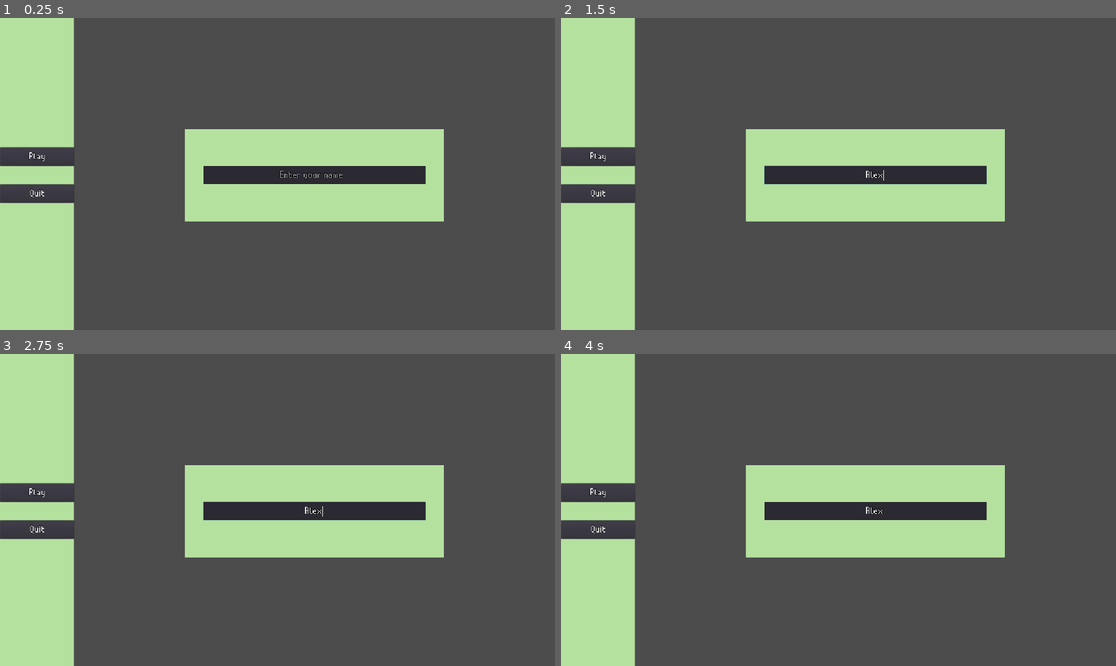
Above: before the commit, frames 1-4 (two rows, left to right).
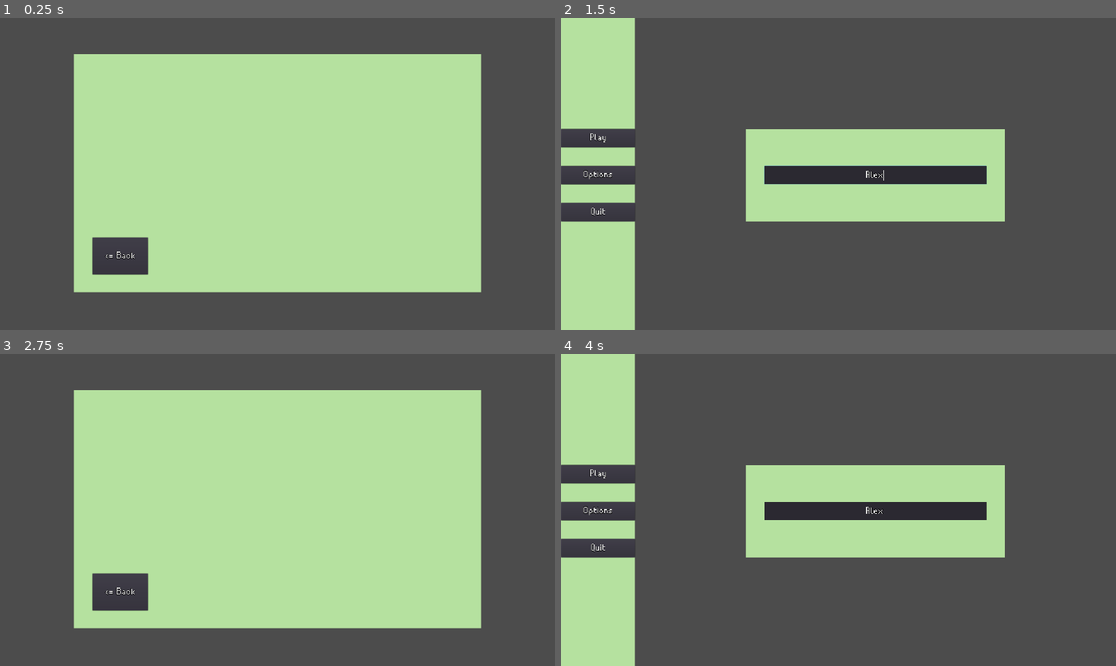
Above: after the commit, the same moments.

Repository: YoAMIOT/Boattle
Game: Godot game, scene res://scenes/UI/MainMenu.tscn
Same seed, same stepped clock (60 frames per second), same inputs: the game is played once before the commit and once after it.
Inputs (mouse positions are in pixels of both pictures, inside the frame that each line leads up to):
- Up to frame 1 (0.25 s): no input
- Up to frame 2 (1.5 s): click (683, 255) at 0.5 s, where only the run after the commit has a clickable "<= Back"; click (877, 174) at 1.27 s; type "Alex" at 1.35 s
- Up to frame 3 (2.75 s): click (38, 510) at 2 s, where only the run after the commit has a clickable "Options"
- Up to frame 4 (4 s): click (599, 491) at 2.75 s, where only the run before the commit has a clickable "Play"; click "<= Back" at 3.5 s

The runs differ from the first frame. In frame 1, 55% of the frame differs, in the area x 0-87%, y 0-100%; in frame 2, 4.0%; in frame 3, 56%; in frame 4, 4.0%.

Commit message:
Added Options menu

Diff:
--- a/Boattle/scenes/UI/MainMenu.tscn
+++ b/Boattle/scenes/UI/MainMenu.tscn
@@ -28,6 +28,7 @@
 }
 
 [node name="Menu" type="Control" parent="."]
+visible = false
 anchor_right = 1.0
 anchor_bottom = 1.0
 __meta__ = {
@@ -63,27 +64,67 @@
 }
 
 [node name="PlayButton" type="Button" parent="Menu"]
-anchor_top = 0.415
+anchor_top = 0.356
 anchor_right = 0.133
-anchor_bottom = 0.474
-margin_top = -0.200012
+anchor_bottom = 0.415
+margin_top = -0.47998
 margin_right = 0.639999
-margin_bottom = 0.0799561
+margin_bottom = -0.199982
 custom_fonts/font = ExtResource( 1 )
 text = "Play"
 __meta__ = {
 "_edit_use_anchors_": false
 }
 
+[node name="OptionsButton" type="Button" parent="Menu"]
+anchor_top = 0.474
+anchor_right = 0.133
+anchor_bottom = 0.533
+margin_top = 0.0799561
+margin_right = 0.639999
+margin_bottom = 0.359924
+custom_fonts/font = ExtResource( 1 )
+text = "Options"
+__meta__ = {
+"_edit_use_anchors_": false
+}
+
 [node name="QuitButton" type="Button" parent="Menu"]
-anchor_top = 0.533
+anchor_top = 0.593
 anchor_right = 0.133
-anchor_bottom = 0.593
-margin_top = 0.359924
+anchor_bottom = 0.652
+margin_top = -0.440125
 margin_right = 0.639999
-margin_bottom = -0.440063
+margin_bottom = -0.160095
 custom_fonts/font = ExtResource( 1 )
 text = "Quit"
+__meta__ = {
+"_edit_use_anchors_": false
+}
+
+[node name="OptionsMenu" type="Control" parent="."]
+anchor_right = 1.0
+anchor_bottom = 1.0
+__meta__ = {
+"_edit_use_anchors_": false
+}
+
+[node name="Bg" type="Polygon2D" parent="OptionsMenu"]
+position = Vector2( 3996, 296 )
+scale = Vector2( 5.5, 0.762963 )
+color = Color( 0.713726, 0.886275, 0.627451, 1 )
+offset = Vector2( -680, -224 )
+polygon = PoolVector2Array( 0, 0, 256, 0, 256, 1080, 0, 1080 )
+
+[node name="BackOptionsButton" type="Button" parent="OptionsMenu"]
+anchor_right = 1.0
+anchor_bottom = 1.0
+margin_left = 320.0
+margin_top = 760.0
+margin_right = -1408.0
+margin_bottom = -192.0
+custom_fonts/font = ExtResource( 1 )
+text = "<= Back"
 __meta__ = {
 "_edit_use_anchors_": false
 }
@@ -296,7 +337,7 @@
 position = Vector2( 960, 576 )
 scale = Vector2( 85.3333, 85.3333 )
 frames = SubResource( 1 )
-frame = 4
+frame = 2
 playing = true
 
 [node name="SuccessTimer" type="Timer" parent="Connecting"]
@@ -326,7 +367,9 @@
 
 [connection signal="text_changed" from="Menu/PlayerName" to="." method="_on_PlayerName_text_changed"]
 [connection signal="pressed" from="Menu/PlayButton" to="." method="_on_PlayButton_pressed"]
+[connection signal="pressed" from="Menu/OptionsButton" to="." method="_on_OptionsButton_pressed"]
 [connection signal="pressed" from="Menu/QuitButton" to="." method="_on_QuitButton_pressed"]
+[connection signal="pressed" from="OptionsMenu/BackOptionsButton" to="." method="_on_BackOptionsButton_pressed"]
 [connection signal="pressed" from="ServerMenu/JoinButton" to="." method="_on_JoinButton_pressed"]
 [connection signal="pressed" from="ServerMenu/BackButton" to="." method="_on_BackButton_pressed"]
 [connection signal="text_changed" from="ServerMenu/IpAddress" to="." method="_on_IpAddress_text_changed"]
--- a/Boattle/scripts/MainMenu.gd
+++ b/Boattle/scripts/MainMenu.gd
@@ -24,6 +24,14 @@
 
 func _on_BackButton_pressed():
 	get_node("ServerMenu").visible = false;
+	get_node("Menu").visible = true;
+
+func _on_OptionsButton_pressed():
+	get_node("Menu").visible = false;
+	get_node("OptionsMenu").visible = true;
+
+func _on_BackOptionsButton_pressed():
+	get_node("OptionsMenu").visible = false;
 	get_node("Menu").visible = true;
 
 func _on_CancelButton_pressed():
